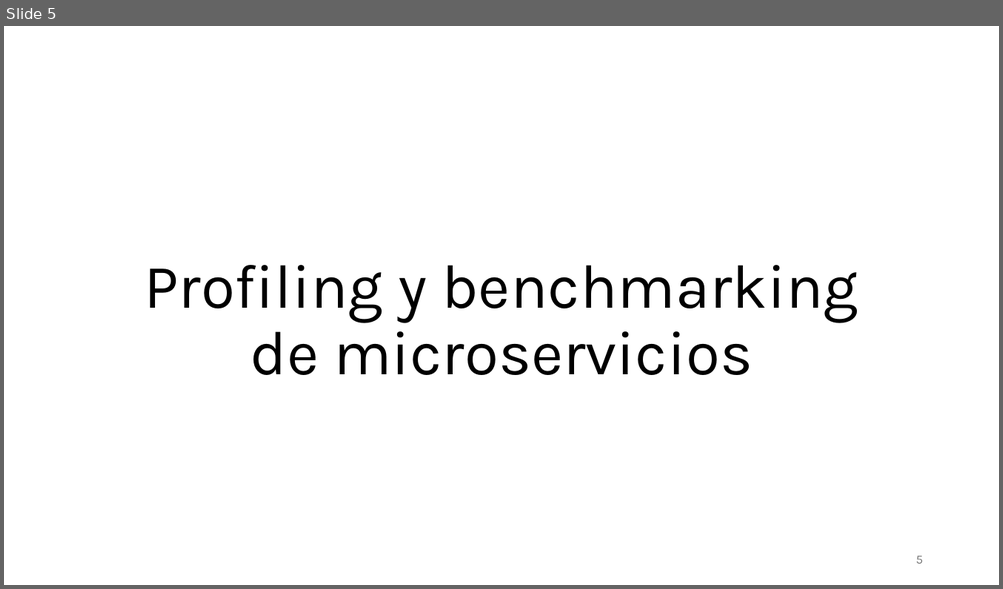
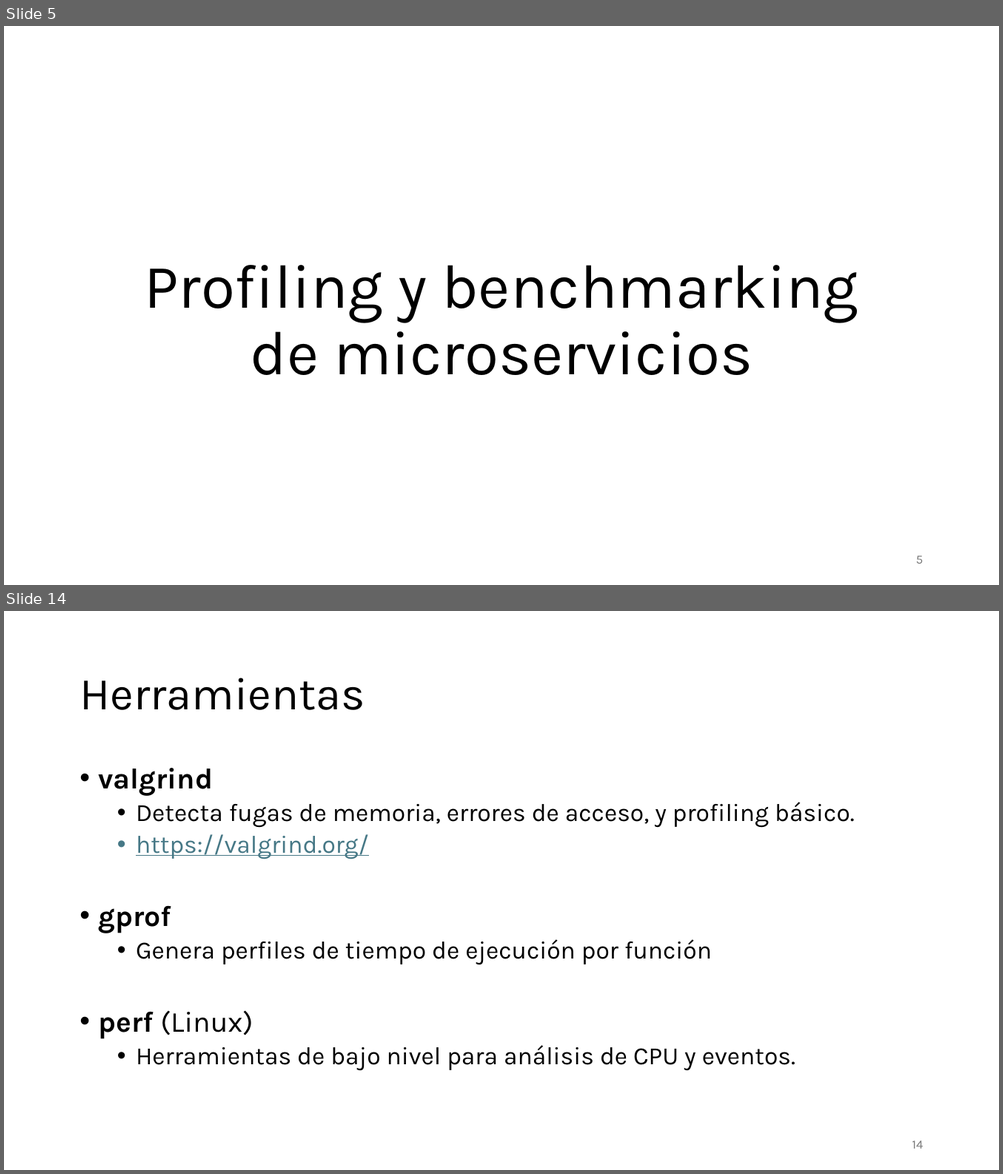
Before and after one commit to aldebarran22/CURSO_CPP_SERVICIOS_30H, a slide deck: doc/5_Optimizacion_Gestion_Recursos_Microservicios_C++.pptx. Shown one above the other, each under a label of ours: slide 5 before the commit, slides 5 and 14 after it; the slides between them are not shown. The pictures are 1003x589 and 1003x1174 pixels, drawn with LibreOffice and Linux fonts; fonts in the diff are those of the drawing. Boxes give left, top, right and bottom in pixels: in the first picture for what was removed or moved away, otherwise in the second. Text is boxed around its words. In the diff, an @@ line names an element or a change of style, - is before the commit and + after.

```diff
--- a/doc/5_Optimizacion_Gestion_Recursos_Microservicios_C++.pptx
+++ b/doc/5_Optimizacion_Gestion_Recursos_Microservicios_C++.pptx
@@ slide 14 added at box(4, 611, 999, 1170), background #FFFFFF @@
@@ title added at box(79, 678, 364, 710), 44 pt, text #000000 @@
+Herramientas
@@ text added at box(99, 768, 854, 1071), 24 pt, text #000000 @@
+• valgrind
+  • Detecta fugas de memoria, errores de acceso, y profiling básico.
+  • https://valgrind.org/
+• gprof
+  • Genera perfiles de tiempo de ejecución por función
+• perf (Linux)
+  • Herramientas de bajo nivel para análisis de CPU y eventos.
@@ page number added at box(912, 1141, 923, 1149), 12 pt, text #797979 @@
+14
```
Also in this commit, not shown: 1 slide changed, 15 other slides added, 4 other files.
